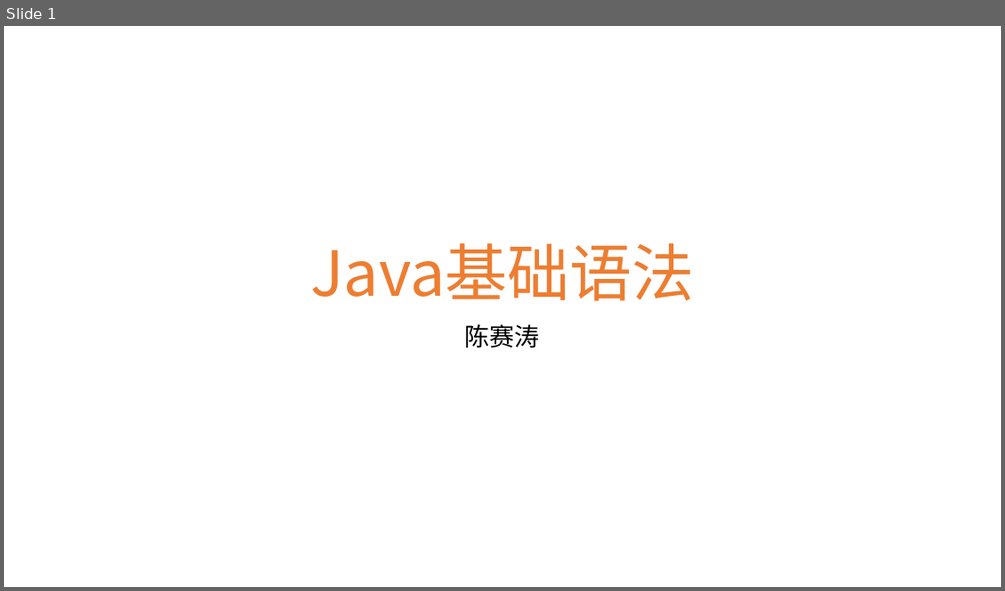
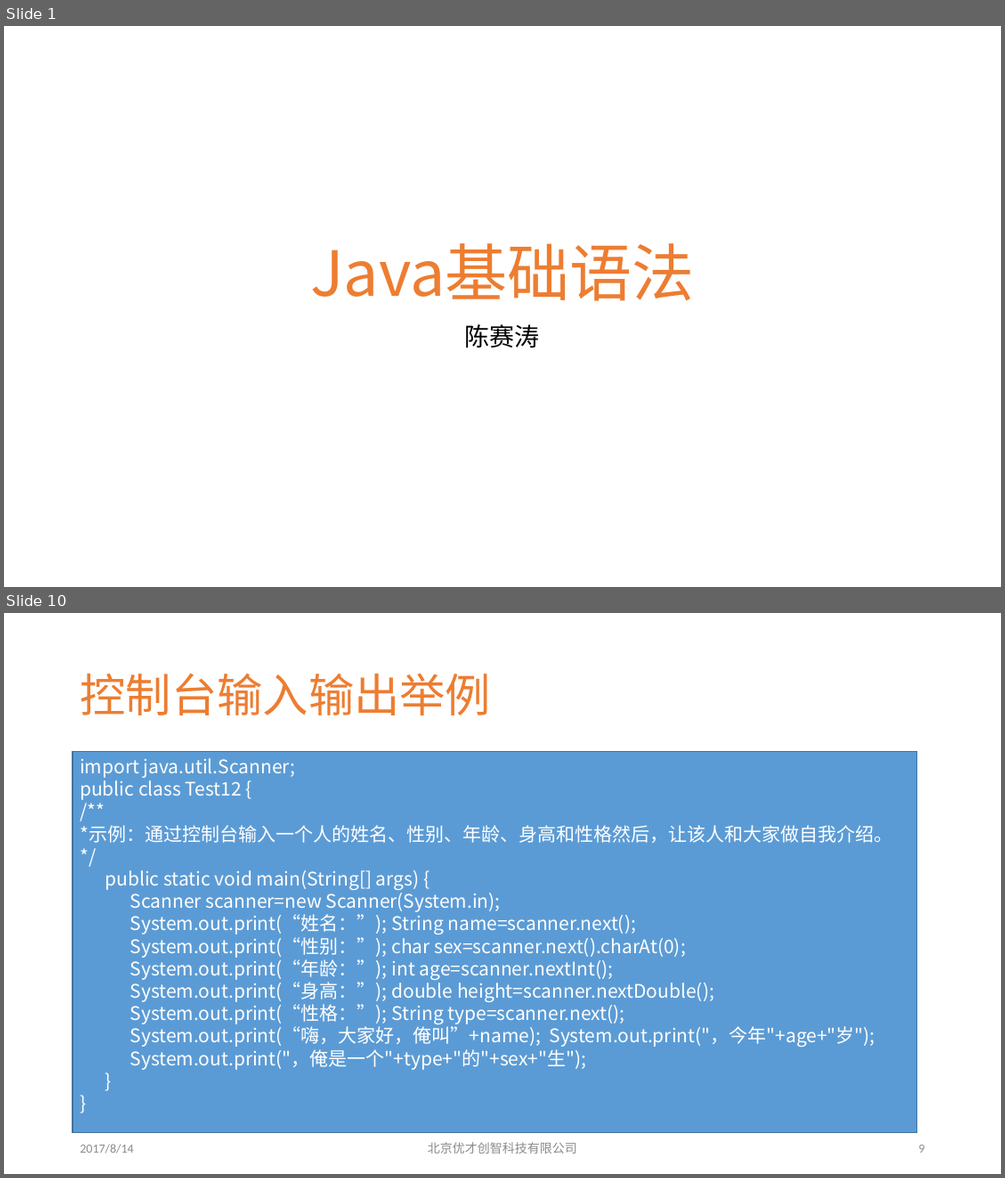
Before and after one commit to clawpo/doc, a slide deck: 第02章Java基础语法.pptx. Shown one above the other, each under a label of ours: slide 1 before the commit, slides 1 and 10 after it; the slides between them are not shown. The pictures are 1005x591 and 1005x1178 pixels, drawn with LibreOffice and Linux fonts; fonts in the diff are those of the drawing; background and template pictures are left out. Boxes give left, top, right and bottom in pixels: in the first picture for what was removed or moved away, otherwise in the second. Text is boxed around its words. In the diff, an @@ line names an element or a change of style, - is before the commit and + after.

```diff
--- a/第02章Java基础语法.pptx
+++ b/第02章Java基础语法.pptx
@@ slide 10 added at box(4, 613, 1001, 1174), background picture (left out) @@
@@ title added at box(80, 673, 491, 715), 44 pt, text #ED7D31 @@
+控制台输入输出举例
@@ rectangle added at box(73, 751, 917, 1133), fill #5B9BD5, outline #43739E 1 pt, 18 pt, text #FFFFFF @@
+import java.util.Scanner;
+public class Test12 {
+/**
+*示例：通过控制台输入一个人的姓名、性别、年龄、身高和性格然后，让该人和大家做自我介绍。
+*/
+public static void main(String[] args) {
+Scanner scanner=new Scanner(System.in);
+System.out.print(“姓名：”); String name=scanner.next();
+System.out.print(“性别：”); char sex=scanner.next().charAt(0);
+System.out.print(“年龄：”); int age=scanner.nextInt();
+System.out.print(“身高：”); double height=scanner.nextDouble();
+System.out.print(“性格：”); String type=scanner.next();
+System.out.print(“嗨，大家好，俺叫”+name); System.out.print("，今年"+age+"岁");
+System.out.print("，俺是一个"+type+"的"+sex+"生");
+}
+}
@@ text added at box(80, 1143, 133, 1153), 12 pt, text #8C8C8C @@
+2017/8/14
@@ text added at box(428, 1142, 577, 1153), 12 pt, text #8C8C8C @@
+北京优才创智科技有限公司
@@ page number added at box(918, 1144, 924, 1152), 12 pt, text #8C8C8C @@
+9
```
Also in this commit, not shown: 46 slides changed, 12 other slides added.
